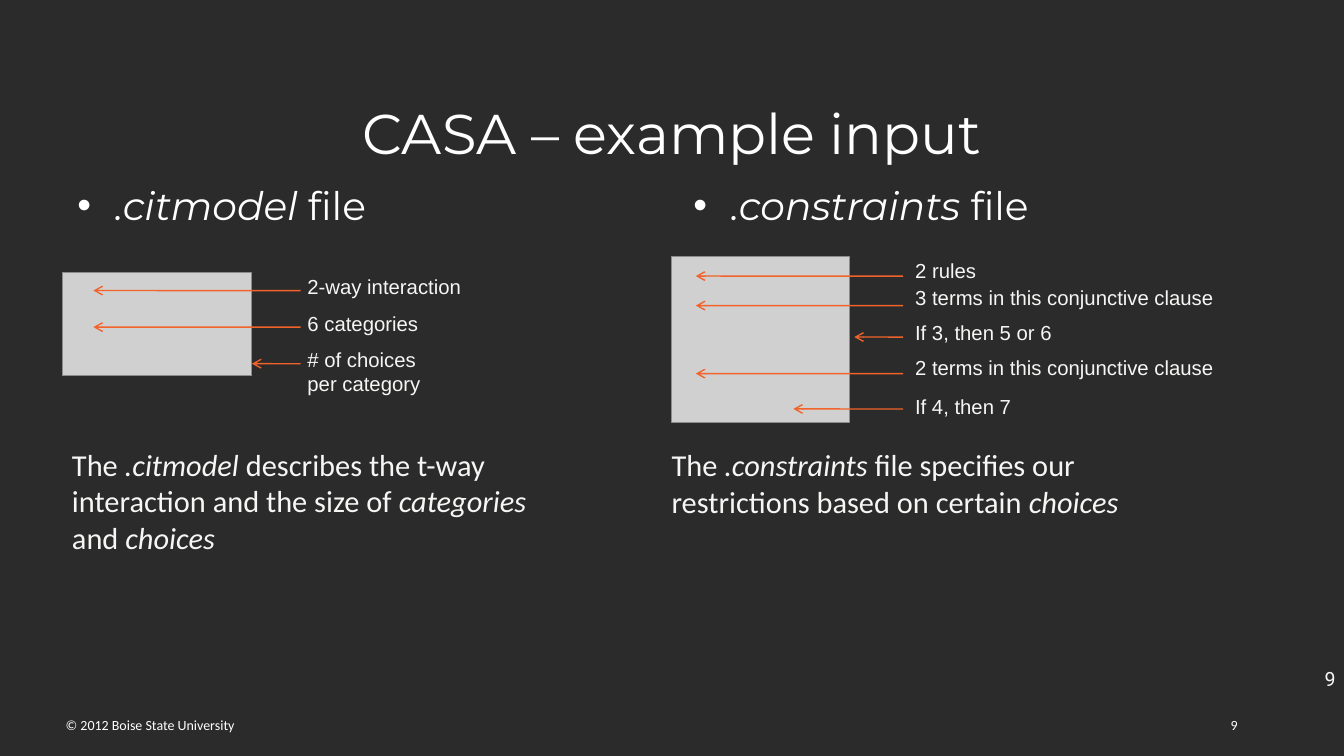
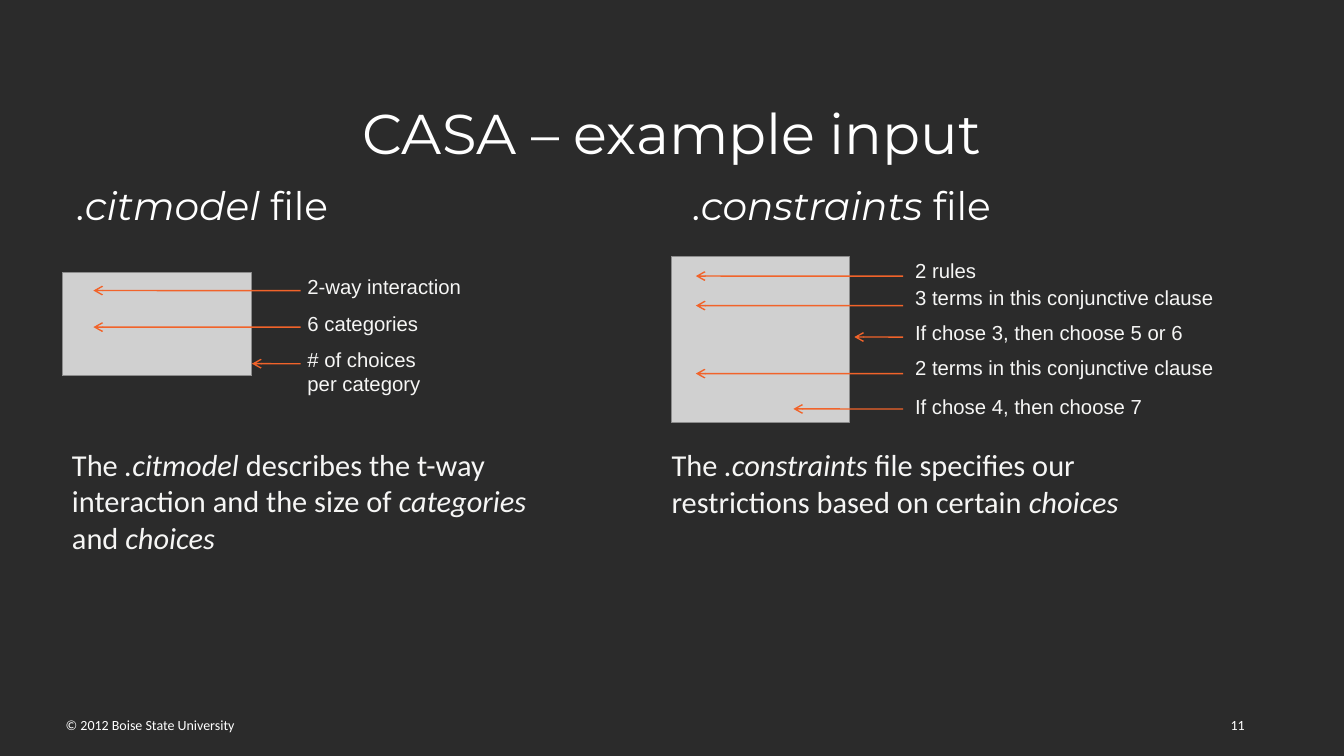
Before and after one commit to Panik-Kontrol/MastersProject, a slide deck: slide 11 of BoiseState_project_proposal.pptx (slide 9 before the commit). Drawn at 1344x756 pixels with LibreOffice and Linux fonts; fonts in the diff are those of the drawing; grey boxes stand for pictures; background and template pictures are left out; a plain dark background stands for a picture behind light text. Boxes give left, top, right and bottom in pixels: in the first picture for what was removed or moved away, otherwise in the second. Text is boxed around its words. In the diff, an @@ line names an element or a change of style, - is before the commit and + after.

```diff
--- a/BoiseState_project_proposal.pptx
+++ b/BoiseState_project_proposal.pptx
@@ text ".citmodel file" at [77,190,328,220]: bullet • to none @@
@@ text ".constraints file" at [693,190,991,220]: bullet • to none @@
@@ text at [915,325,1182,343]: text changed @@
-If 3, then 5 or 6
+If chose 3, then choose 5 or 6
@@ text at [915,399,1142,417]: text changed @@
-If 4, then 7
+If chose 4, then choose 7
@@ page number removed at [1325,672,1336,686] @@
-9
@@ page number at [1231,721,1245,730]: text changed @@
-9
+11
```
Also in this commit, not shown: 12 other slides changed, 3 slides added.
